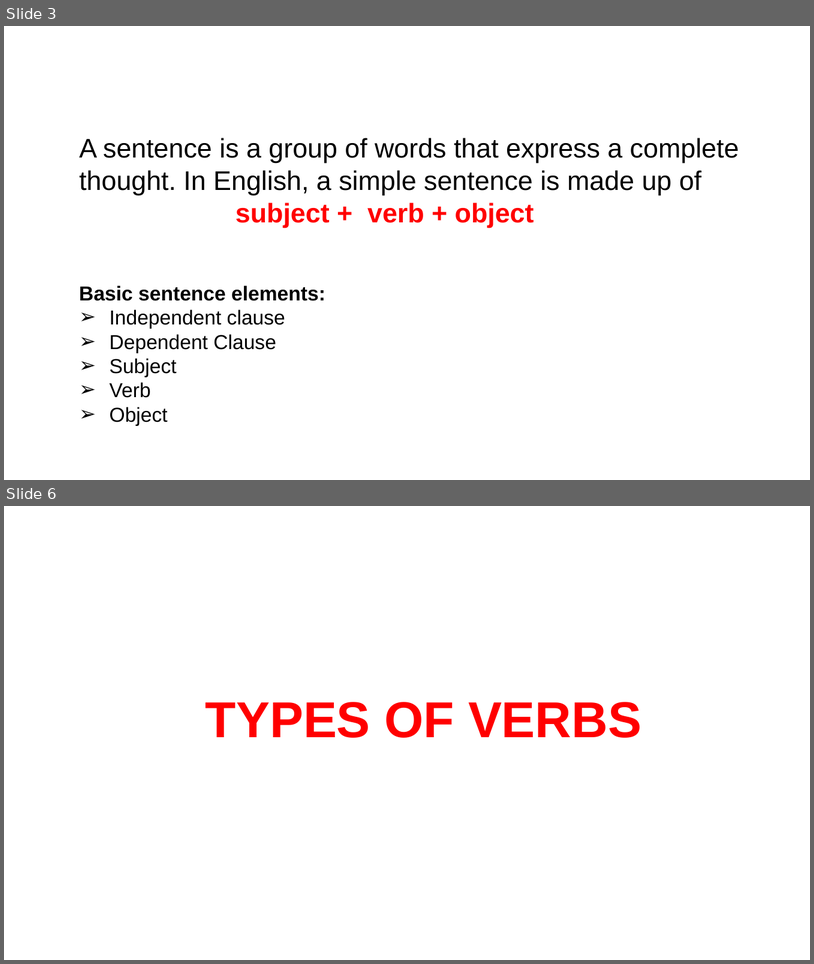
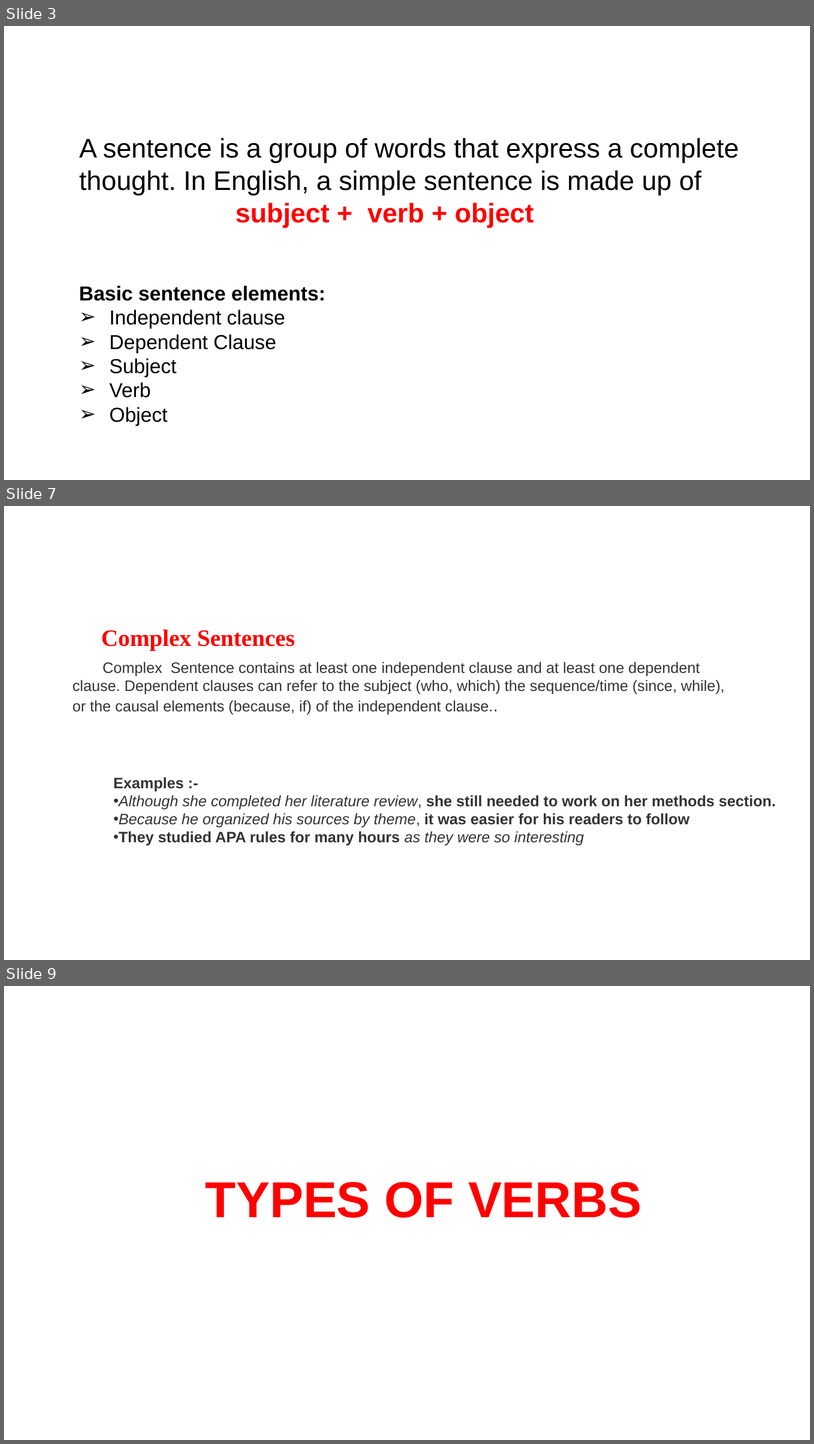
Before and after one commit to Bmadhanmohan/aws_batch_demo, a slide deck: 21_12_2023_PPT_ENGLISH.pptx. Shown one above the other, each under a label of ours: slides 3 and 6 before the commit, slides 3, 7 and 9 after it; the slides between them are not shown. The pictures are 814x964 and 814x1444 pixels, drawn with LibreOffice and Linux fonts; fonts in the diff are those of the drawing; background and template pictures are left out. Boxes give left, top, right and bottom in pixels: in the first picture for what was removed or moved away, otherwise in the second. Text is boxed around its words. In the diff, an @@ line names an element or a change of style, - is before the commit and + after.

```diff
--- a/21_12_2023_PPT_ENGLISH.pptx
+++ b/21_12_2023_PPT_ENGLISH.pptx
@@ slide 7 added at box(4, 506, 810, 960), background #FFFFFF @@
@@ text added at box(101, 629, 295, 651), 28 pt, text #FF0000, bold @@
+Complex Sentences
@@ text added at box(72, 661, 725, 714), 18 pt, text #333333 @@
+Complex Sentence contains at least one independent clause and at least one dependent clause. Dependent clauses can refer to the subject (who, which) the sequence/time (since, while), or the causal elements (because, if) of the independent clause..
@@ text added at box(113, 777, 776, 846), 18 pt, text #333333, bold @@
+Examples :-
+• Although she completed her literature review, she still needed to work on her methods section.
+• Because he organized his sources by theme, it was easier for his readers to follow
+• They studied APA rules for many hours as they were so interesting
@@ what was slide 6 is now slide 9 @@
```
Also in this commit, not shown: 2 slides changed, 5 other slides added, 2 slides removed.
